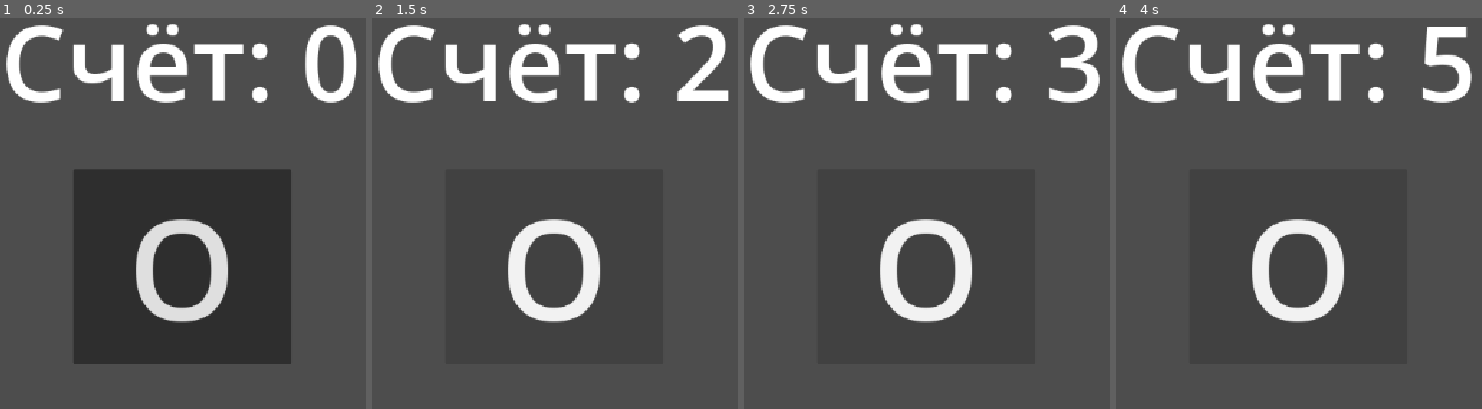
Above: before the commit, frames 1-4 (left to right).
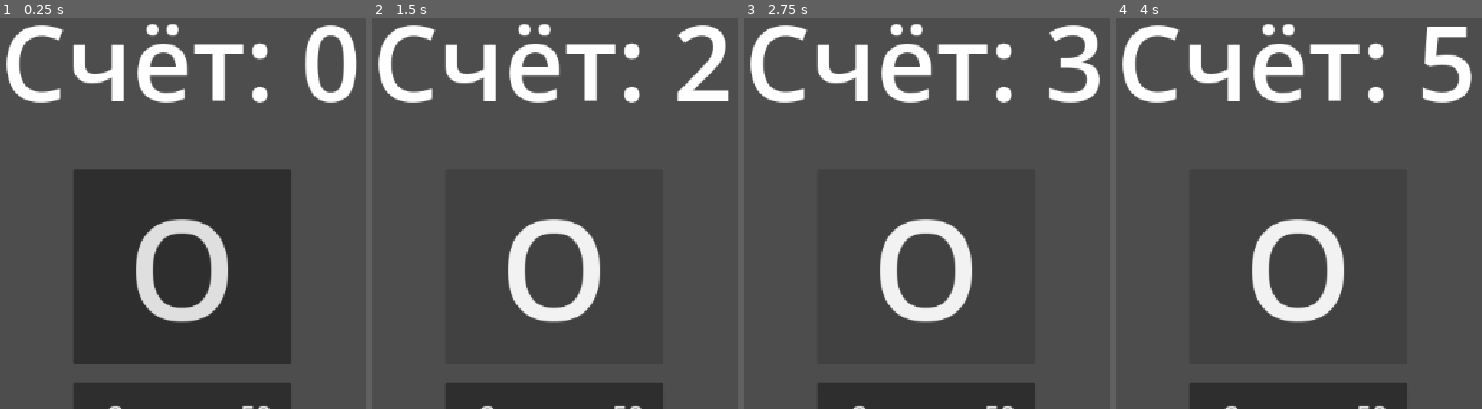
Above: after the commit, the same moments.

Repository: k98879971-bit/-
Game: Godot game, scene res://control.tscn
Two runs of this game, one before a commit and one after it. Both use one fixed random seed, a clock stepped at 60 frames per second and the inputs below.
Inputs:
- Up to frame 1 (0.25 s): no input
- Up to frame 2 (1.5 s): click "O" at 0.5 s; click "O" at 1.25 s
- Up to frame 3 (2.75 s): click "O" at 2 s
- Up to frame 4 (4 s): tap Enter at 2.75 s; tap Space at 3.5 s

The runs differ from the first frame. In frame 1, 3.9% of the frame differs, in the area x 20-80%, y 93-100%; in frame 2, 3.9%; in frame 3, 3.9%; in frame 4, 3.9%.

Commit message:
feat: магазин — улучшение x2 клик за 50 кликов

Diff:
--- a/control.gd
+++ b/control.gd
@@ -2,42 +2,67 @@
 
 
 var score: int = 0
+var click_value: int = 1
+var multiplier_bought: bool = false
 
 const SAVE_PATH := "user://save.cfg"
+const UPGRADE_COST := 50
 
 @onready var score_label: Label = $Label
+@onready var click_label: Label = $MultiplierLabel
+@onready var shop_button: Button = $ShopButton
 
 
 func _ready() -> void:
 	load_score()
-	update_score()
+	update_ui()
 
 
 func _on_button_pressed() -> void:
-	score += 1
-	update_score()
+	score += click_value
+	update_ui()
 	save_score()
 
 
-func update_score() -> void:
+func _on_shop_button_pressed() -> void:
+	if multiplier_bought:
+		return
+	if score >= UPGRADE_COST:
+		score -= UPGRADE_COST
+		multiplier_bought = true
+		click_value = 2
+		update_ui()
+		save_score()
+
+
+func update_ui() -> void:
 	score_label.text = "Счёт: " + str(score)
+	click_label.text = "Клик: +" + str(click_value)
+	if multiplier_bought:
+		shop_button.text = "x2 куплено"
+		shop_button.disabled = true
+	else:
+		shop_button.text = "x2 клик — " + str(UPGRADE_COST)
 
 
 func save_score() -> void:
 	var f := ConfigFile.new()
 	f.set_value("game", "score", score)
+	f.set_value("game", "click_value", click_value)
+	f.set_value("game", "multiplier_bought", multiplier_bought)
 	var err := f.save(SAVE_PATH)
 	if err != OK:
-		push_warning("Не удалось сохранить счёт: " + str(err))
+		push_warning("Не удалось сохранить: " + str(err))
 
 
 func load_score() -> void:
 	var f := ConfigFile.new()
 	if f.load(SAVE_PATH) == OK:
 		score = int(f.get_value("game", "score", 0))
+		click_value = int(f.get_value("game", "click_value", 1))
+		multiplier_bought = bool(f.get_value("game", "multiplier_bought", false))
 
 
 func _notification(what: int) -> void:
-	# Страховка: сохраняем при сворачивании/потере фокуса (Android)
 	if what == NOTIFICATION_APPLICATION_PAUSED or what == NOTIFICATION_APPLICATION_FOCUS_OUT:
 		save_score()
--- a/control.tscn
+++ b/control.tscn
@@ -29,4 +29,23 @@
 theme_override_font_sizes/font_size = 150
 text = "Coins"
 
+[node name="ShopButton" type="Button" parent="." unique_id=27179283]
+layout_mode = 0
+offset_left = 395.0
+offset_top = 610.0
+offset_right = 709.0
+offset_bottom = 700.0
+theme_override_font_sizes/font_size = 40
+text = "x2 клик — 50"
+
+[node name="MultiplierLabel" type="Label" parent="." unique_id=1131993714]
+layout_mode = 0
+offset_left = 290.0
+offset_top = 720.0
+offset_right = 725.0
+offset_bottom = 780.0
+theme_override_font_sizes/font_size = 40
+text = "Клик: +1"
+
 [connection signal="pressed" from="Button" to="." method="_on_button_pressed"]
+[connection signal="pressed" from="ShopButton" to="." method="_on_shop_button_pressed"]
